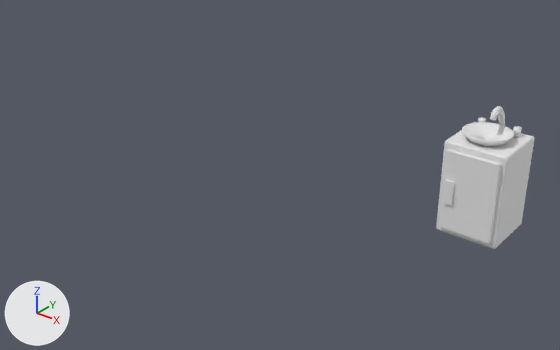
What one commit did to the FBX model Assets/Models/Props/Vestiário/pia.fbx.
One viewpoint serves both versions: a camera (50 mm lens) standing at (6.91, -4.68, 3.77) and looking at (2.37, 0.99, 0.26). Every picture has the same lights, and +X, +Y and +Z are marked at lower left. Where no turn or scale is listed for an object, it has been applied to the vertices.

Before the edit, the objects in view are built like this:
```python
me_cube_019 = bpy.data.meshes.new('Cube.019')
me_cube_019.from_pydata(...)  # 36 vertices, 33 faces; spans x -0.309..0.309, y -0.346..0.269, z 0.0..0.943
me_cube_019.materials.append(mat_pia_armário)  # white #e7e7e7
me_cube_020 = bpy.data.meshes.new('Cube.020')
me_cube_020.from_pydata(...)  # 16 vertices, 13 faces; spans x -0.524..0.0, y -0.071..0.0, z -0.453..0.347
me_cube_020.materials.append(mat_pia_armário_porta)  # white #e7e7e7
me_cylinder_001 = bpy.data.meshes.new('Cylinder.001')
me_cylinder_001.from_pydata(...)  # 1088 vertices, 986 faces; spans x -0.237..0.237, y -0.237..0.345, z -0.066..0.223
me_cylinder_001.materials.append(mat_maca_02)  # white #e7e7e7
ob_pia = bpy.data.objects.new('pia', me_cylinder_001)
ob_pia.location = (4.279, 1.659, 1.001)
ob_pia_armario = bpy.data.objects.new('pia armario', me_cube_019)
ob_pia_armario.location = (4.286, 1.746, 0.0)
ob_pia_armario_porta = bpy.data.objects.new('pia armario porta', me_cube_020)
ob_pia_armario_porta.location = (4.548, 1.4, 0.525)
```
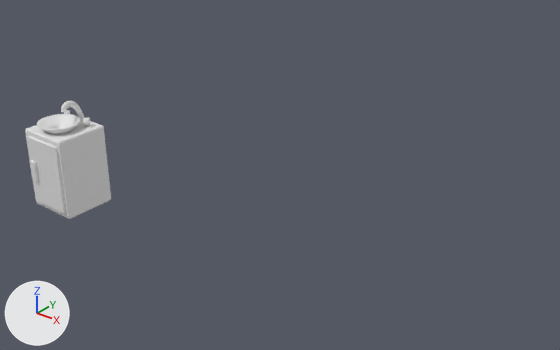
Edits to the bpy script that builds the scene:
```text
Change me_cube_019:
    where me_cube_019.from_pydata(...)  # 36 vertices, 33 faces; spans x -0.309..0.309, y -0.346..0.269, z 0.0..0.943
    used by ob_pia_armario; location = (4.286, 1.746, 0.0)
    me_cube_019 part 1: the whole mesh is moved by (0.0, 0.141, -0.472)
Change me_cylinder_001:
    where me_cylinder_001.from_pydata(...)  # 1088 vertices, 986 faces; spans x -0.237..0.237, y -0.237..0.345, z -0.066..0.223
    used by ob_pia; location = (4.279, 1.659, 1.001)
    me_cylinder_001 part 2: the whole mesh is moved by (-0.002, -0.168, -0.039)
Change ob_pia_armario:
    ob_pia_armario.location: (4.286, 1.746, 0.0) -> (0.0, 0.0, 0.0)
Change ob_pia:
    ob_pia.location: (4.279, 1.659, 1.001) -> (0.0, 0.208, 0.569)
Change ob_pia_armario_porta:
    ob_pia_armario_porta.location: (4.548, 1.4, 0.525) -> (0.264, -0.188, 0.055)
```

Pixel boxes (x1, y1, x2, y2) of what changed, in the pictures (560 x 350 px):
'pia armario', moved: before (436, 122, 535, 249); after (25, 121, 111, 219)
'pia armario porta', moved: before (438, 149, 502, 244); after (26, 136, 66, 214)
'pia', moved: before (462, 106, 522, 147); after (37, 101, 90, 134)
